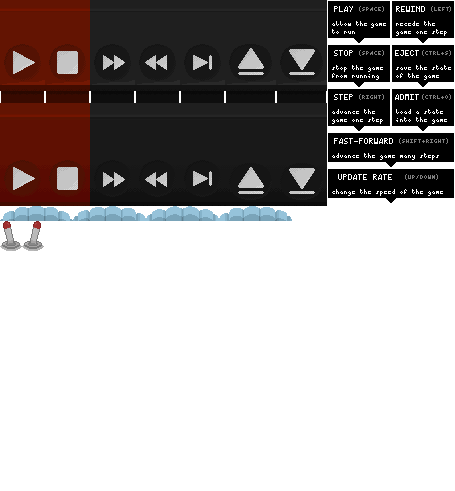
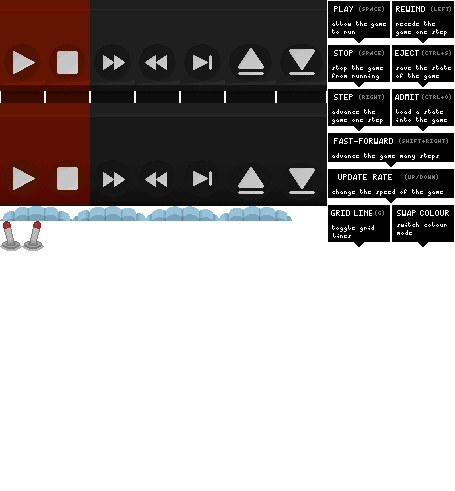
Comparing the layer stacks of the two 455px x 491px images. Changes:
painted on "MESSAGES" over bbox(328, 205, 454, 247)
